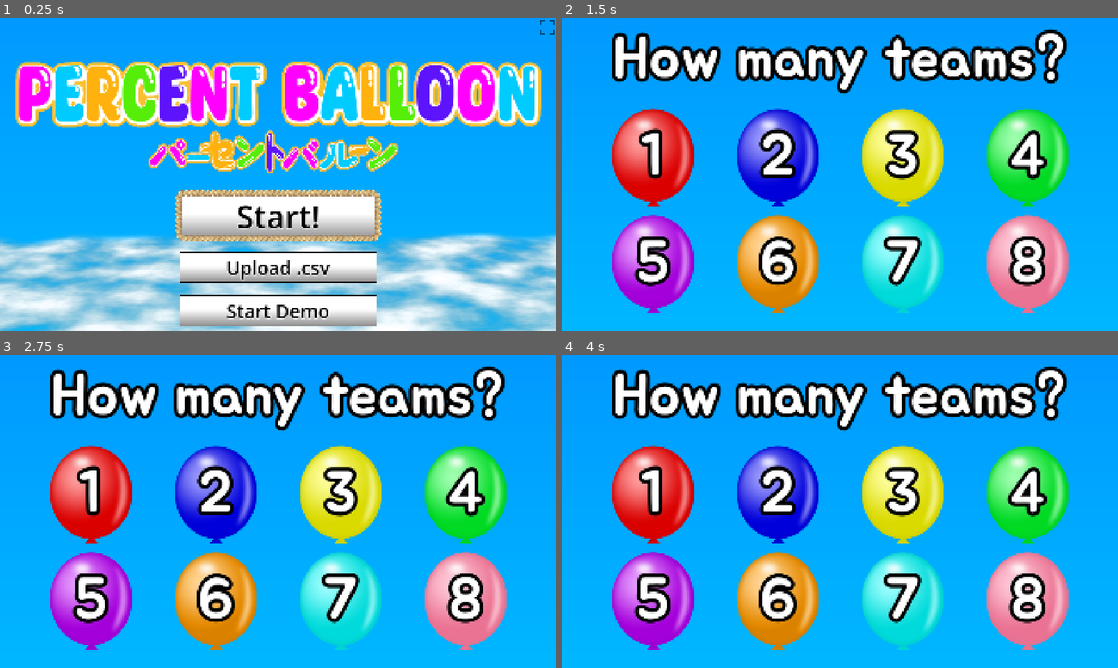
Above: before the commit, frames 1-4 (two rows, left to right).
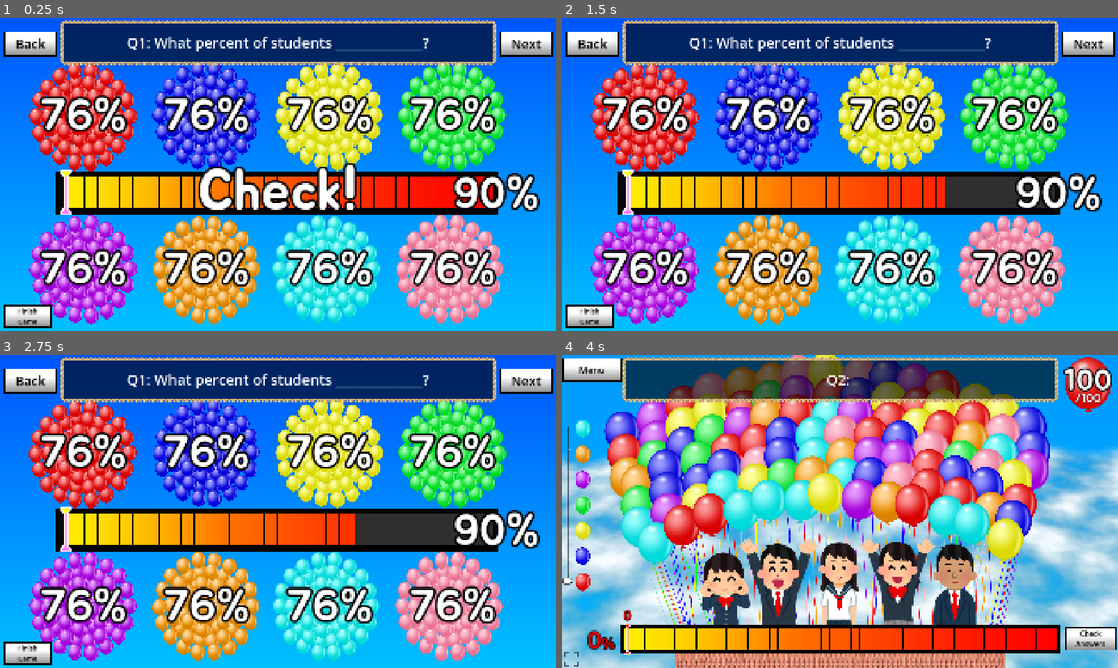
Above: after the commit, the same moments.

Repository: kaatissensei/percent-balloon-mobile
Game: Godot game, scene res://BalloonScene.tscn
Two runs of this game, one before a commit and one after it. Both use one fixed random seed, a clock stepped at 60 frames per second and the inputs below.
Inputs (mouse positions are in pixels of both pictures, inside the frame that each line leads up to):
- Up to frame 1 (0.25 s): no input
- Up to frame 2 (1.5 s): click (840, 215) at 0.5 s, where only the run before the commit has a clickable "Start!"; click (840, 215) at 1.25 s, where only the run before the commit has a clickable "Start!"
- Up to frame 3 (2.75 s): click (278, 649) at 2 s, where only the run before the commit has a clickable "Start Demo"
- Up to frame 4 (4 s): click (840, 649) at 2.75 s, where only the run before the commit has a clickable "Start Demo"; click "Next" at 3.5 s

The runs differ from the first frame. In frame 1, 94% of the frame differs, in the area x 0-100%, y 0-100%; in frame 2, 79%; in frame 3, 79%; in frame 4, 95%.

Commit message:
Fix Results Screen Check button

Diff:
--- a/project/BalloonScene.tscn
+++ b/project/BalloonScene.tscn
@@ -229,8 +229,7 @@
 
 [sub_resource type="Theme" id="Theme_t3fpp"]
 
-[sub_resource type="StyleBoxFlat" id="StyleBoxFlat_vm7ju"]
-bg_color = Color(0.121569, 0.121569, 0.121569, 0)
+[sub_resource type="StyleBoxEmpty" id="StyleBoxEmpty_4is08"]
 
 [sub_resource type="Gradient" id="Gradient_6q50i"]
 offsets = PackedFloat32Array(0, 0.455556, 1)
@@ -2348,10 +2347,11 @@
 theme = SubResource("Theme_t3fpp")
 theme_override_fonts/font = ExtResource("47_4is08")
 theme_override_font_sizes/font_size = 200
-theme_override_styles/hover_pressed = SubResource("StyleBoxFlat_vm7ju")
-theme_override_styles/hover = SubResource("StyleBoxFlat_vm7ju")
-theme_override_styles/pressed = SubResource("StyleBoxFlat_vm7ju")
-theme_override_styles/normal = SubResource("StyleBoxFlat_vm7ju")
+theme_override_styles/focus = SubResource("StyleBoxEmpty_4is08")
+theme_override_styles/hover_pressed = SubResource("StyleBoxEmpty_4is08")
+theme_override_styles/hover = SubResource("StyleBoxEmpty_4is08")
+theme_override_styles/pressed = SubResource("StyleBoxEmpty_4is08")
+theme_override_styles/normal = SubResource("StyleBoxEmpty_4is08")
 
 [node name="CheckAnswersText" type="RichTextLabel" parent="CanvasLayer/ResultsScreen/CheckAnswers"]
 clip_contents = false
@@ -2389,6 +2389,7 @@
 
 [node name="MainMenu" type="TextureRect" parent="CanvasLayer"]
 unique_name_in_owner = true
+visible = false
 z_index = 100
 anchors_preset = 15
 anchor_right = 1.0
